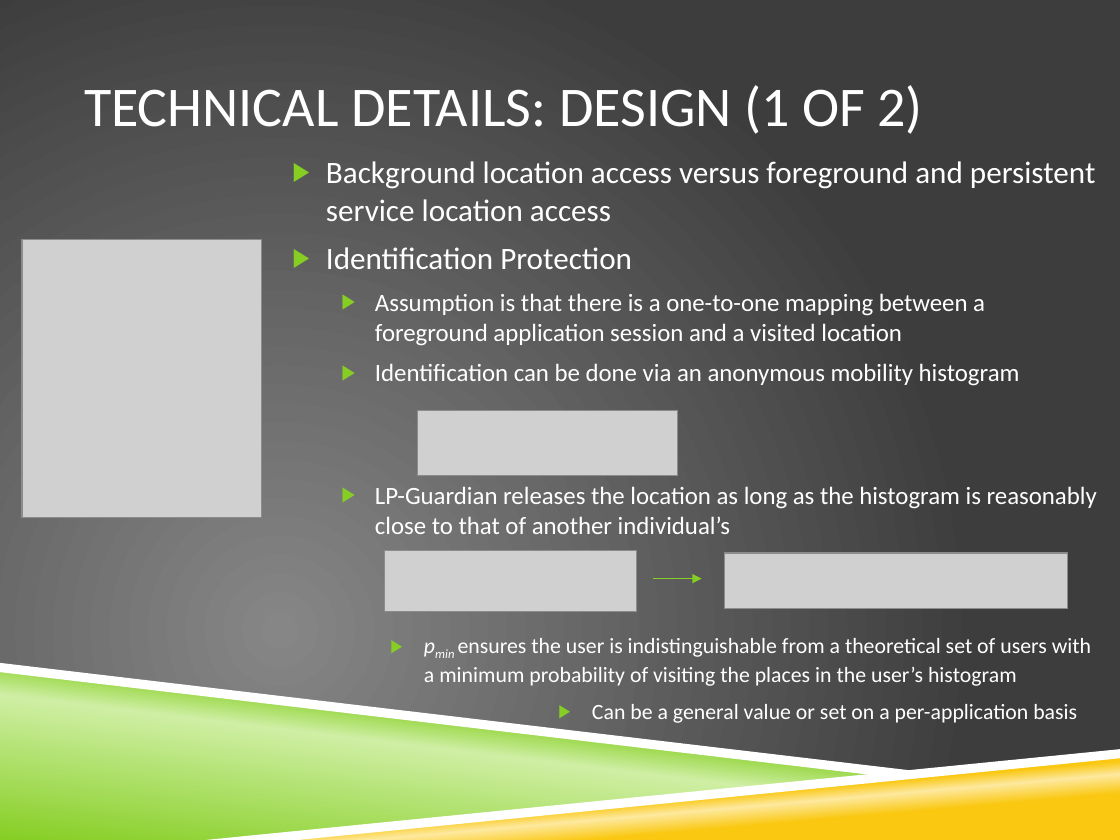
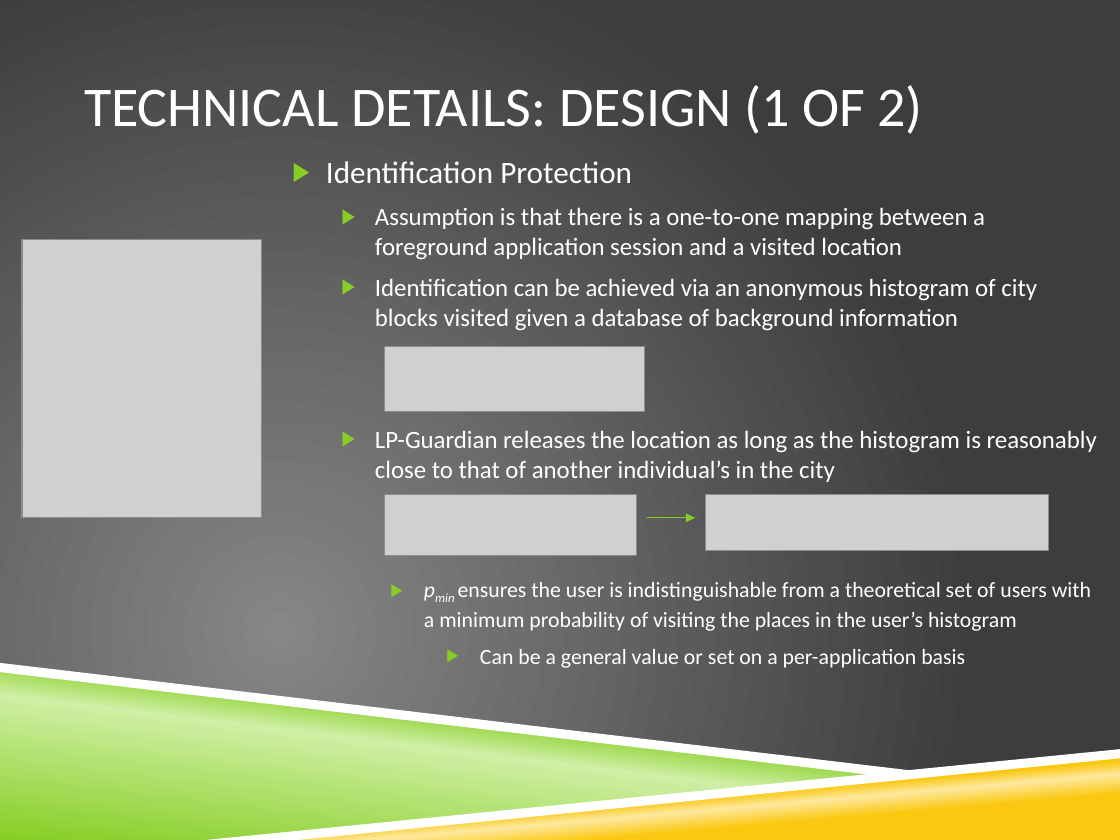
Before and after one commit to vfasburg/cse_825, a slide deck: slide 7 of PaperPresentation/Paper_Presentation_Fasburg_Reiff_Thomas.pptx. Drawn at 1120x840 pixels with LibreOffice and Linux fonts; fonts in the diff are those of the drawing; grey boxes stand for pictures; background and template pictures are left out. Boxes give left, top, right and bottom in pixels: in the first picture for what was removed or moved away, otherwise in the second. Text is boxed around its words. In the diff, an @@ line names an element or a change of style, - is before the commit and + after.

```diff
--- a/PaperPresentation/Paper_Presentation_Fasburg_Reiff_Thomas.pptx
+++ b/PaperPresentation/Paper_Presentation_Fasburg_Reiff_Thomas.pptx
@@ text at [326,161,1095,221]: paragraph removed @@
-▶ Background location access versus foreground and persistent service location access
@@ text at [375,278,1097,482]: text changed @@
-  ▶ Identification can be done via an anonymous mobility histogram
-  ▶ LP-Guardian releases the location as long as the histogram is reasonably close to that of another individual’s
+  ▶ Identification can be achieved via an anonymous histogram of city blocks visited given a database of background information
+  ▶ LP-Guardian releases the location as long as the histogram is reasonably close to that of another individual’s in the city
@@ picture: place and size @@
-picture at [418,411,678,476]
+picture at [385,346,645,411]
@@ picture: place and size @@
-picture at [385,551,637,612]
+picture at [385,495,637,556]
@@ picture: place and size @@
-picture at [725,553,1067,609]
+picture at [706,495,1048,551]
@@ arrow moved from (653, 579) - (702, 579) to (646, 517) - (696, 517) @@
@@ text at [480,649,965,668]: list level 6 to 4 in "Can be a general value ..." @@
```
Also in this commit, not shown: 3 other slides changed.
